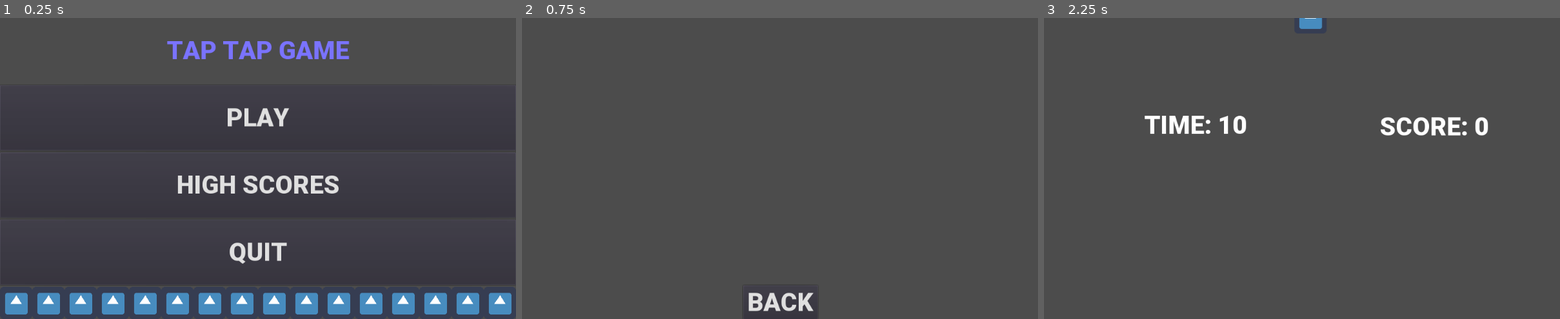
Above: before the commit, frames 1-3 (left to right).
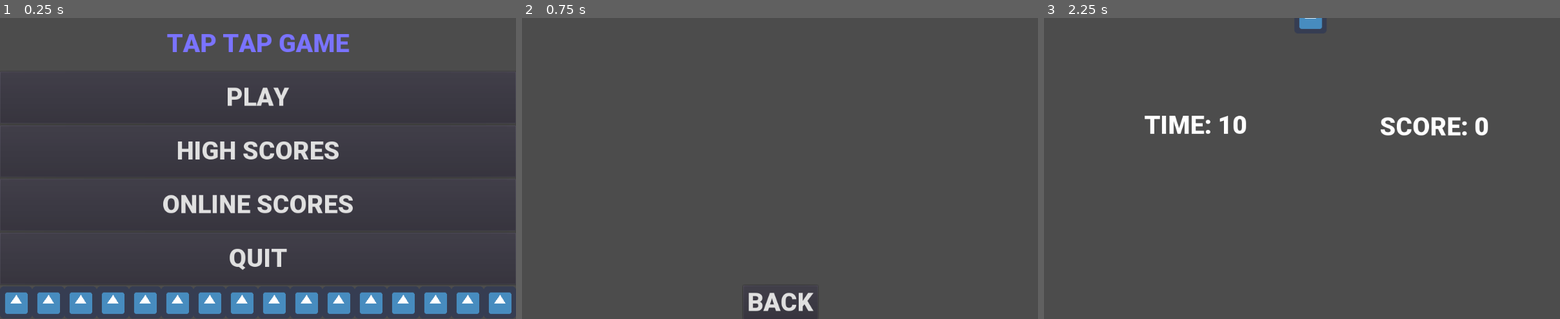
Above: after the commit, the same moments.

Repository: electronstudio/godot_high_scores_tutorial
Game: Godot game, scene res://title_screen.tscn
Two runs of this game, one before a commit and one after it. Both use one fixed random seed, a clock stepped at 60 frames per second and the inputs below. The engine's default icon, where the game draws it, is replaced by a stand-in: a white triangle on a blue panel in a dark square.
Inputs (mouse positions are in pixels of both pictures, inside the frame that each line leads up to):
- Up to frame 1 (0.25 s): no input
- Up to frame 2 (0.75 s): click (780, 204) at 0.5 s, where only the run after the commit has a clickable "ONLINE SCORES"
- Up to frame 3 (2.25 s): click "BACK" at 1.25 s; click "PLAY" at 2 s

The runs differ from the first frame. In frame 1, 6.7% of the frame differs, in the area x 0-100%, y 5-99%; in frame 2, nothing differs; in frame 3, nothing differs.

Commit message:
start network tutorial

Diff:
--- a/gameover.gd
+++ b/gameover.gd
@@ -20,4 +20,12 @@
 	Globals.scores.append(Globals.score)
 	Globals.names.append(new_text)
 	Globals.save_scores()
+	var url = "http://dreamlo.com/lb/"+Globals.private_code+"/add/"
+	url += new_text.percent_encode()+"/"+str(Globals.score)
+	$HTTPRequest.request(url)
+
+
+
+func _on_HTTPRequest_request_completed(result, response_code, headers,
+	body):
 	get_tree().change_scene("res://score_table.tscn")
--- a/gameover.tscn
+++ b/gameover.tscn
@@ -44,4 +44,7 @@
 "_edit_use_anchors_": false
 }
 
+[node name="HTTPRequest" type="HTTPRequest" parent="."]
+
 [connection signal="text_entered" from="LineEdit" to="." method="_on_LineEdit_text_entered"]
+[connection signal="request_completed" from="HTTPRequest" to="." method="_on_HTTPRequest_request_completed"]
--- a/globals.gd
+++ b/globals.gd
@@ -4,7 +4,9 @@
 # Declare member variables here. Examples:
 # var a = 2
 # var b = "text"
-
+#var public_code = "60d206118f40bb114c4ca743"
+var public_code = "600c00958f40bb2a7019bbe2"
+var private_code = "iRJrbvqSmkykd5aQBcXlAgm6EWSo3SekmWhWF5W-zfkA"
 
 # Called when the node enters the scene tree for the first time.
 func _ready():
--- /dev/null
+++ b/online_score_table.gd
@@ -0,0 +1,34 @@
+extends Control
+
+
+# Declare member variables here. Examples:
+# var a = 2
+# var b = "text"
+
+
+# Called when the node enters the scene tree for the first time.
+func _ready():
+	$HTTPRequest.request("http://dreamlo.com/lb/"+Globals.public_code+"/json")
+
+
+
+func _on_HTTPRequest_request_completed(result, response_code, headers, body):
+	if result != HTTPRequest.RESULT_SUCCESS:
+		return
+	var json  = JSON.parse(body.get_string_from_utf8())
+	if json.error != OK:
+		return
+	var scores = json.result["dreamlo"]["leaderboard"]["entry"]
+	print(typeof(scores))
+	if scores is Dictionary:
+		$Names.text += scores["name"] + '\n'
+		$Scores.text += scores["score"] + '\n'
+	if not scores is Array:
+		return
+	for i in scores:
+		$Names.text += i["name"] + '\n'
+		$Scores.text += i["score"] + '\n'
+
+
+func _on_BackButton_pressed():
+	get_tree().change_scene("res://title_screen.tscn")
--- /dev/null
+++ b/online_score_table.tscn
@@ -0,0 +1,42 @@
+[gd_scene load_steps=3 format=2]
+
+[ext_resource path="res://online_score_table.gd" type="Script" id=1]
+[ext_resource path="res://font.tres" type="DynamicFont" id=2]
+
+[node name="OnlineScoreTable" type="Control"]
+anchor_right = 1.0
+anchor_bottom = 1.0
+script = ExtResource( 1 )
+__meta__ = {
+"_edit_use_anchors_": false
+}
+
+[node name="Scores" type="Label" parent="."]
+margin_left = 674.005
+margin_top = 1.33484
+margin_right = 892.005
+margin_bottom = 484.335
+custom_fonts/font = ExtResource( 2 )
+
+[node name="Names" type="Label" parent="."]
+margin_left = 57.3484
+margin_top = 4.0
+margin_right = 631.348
+margin_bottom = 508.0
+custom_fonts/font = ExtResource( 2 )
+
+[node name="BackButton" type="Button" parent="."]
+margin_left = 439.162
+margin_top = 532.601
+margin_right = 587.162
+margin_bottom = 600.601
+custom_fonts/font = ExtResource( 2 )
+text = "BACK"
+__meta__ = {
+"_edit_use_anchors_": false
+}
+
+[node name="HTTPRequest" type="HTTPRequest" parent="."]
+
+[connection signal="pressed" from="BackButton" to="." method="_on_BackButton_pressed"]
+[connection signal="request_completed" from="HTTPRequest" to="." method="_on_HTTPRequest_request_completed"]
--- a/title_screen.gd
+++ b/title_screen.gd
@@ -10,3 +10,7 @@
 
 func _on_HighScoresButton_pressed():
 	get_tree().change_scene("res://score_table.tscn")
+
+
+func _on_OnlineHighScoresButton_pressed():
+	get_tree().change_scene("res://online_score_table.tscn")
--- a/title_screen.tscn
+++ b/title_screen.tscn
@@ -22,7 +22,7 @@
 
 [node name="Title" type="Label" parent="VBoxContainer"]
 margin_right = 1024.0
-margin_bottom = 130.0
+margin_bottom = 103.0
 size_flags_horizontal = 3
 size_flags_vertical = 3
 custom_fonts/font = ExtResource( 3 )
@@ -32,39 +32,49 @@
 valign = 1
 
 [node name="PlayButton" type="Button" parent="VBoxContainer"]
-margin_top = 134.0
+margin_top = 107.0
 margin_right = 1024.0
-margin_bottom = 264.0
+margin_bottom = 210.0
 size_flags_horizontal = 3
 size_flags_vertical = 3
 custom_fonts/font = ExtResource( 3 )
 text = "PLAY"
 
 [node name="HighScoresButton" type="Button" parent="VBoxContainer"]
-margin_top = 268.0
+margin_top = 214.0
 margin_right = 1024.0
-margin_bottom = 398.0
+margin_bottom = 317.0
 size_flags_horizontal = 3
 size_flags_vertical = 3
 custom_fonts/font = ExtResource( 3 )
 text = "HIGH SCORES"
 
+[node name="OnlineHighScoresButton" type="Button" parent="VBoxContainer"]
+margin_top = 321.0
+margin_right = 1024.0
+margin_bottom = 424.0
+size_flags_horizontal = 3
+size_flags_vertical = 3
+custom_fonts/font = ExtResource( 3 )
+text = "ONLINE SCORES"
+
 [node name="QuitButton" type="Button" parent="VBoxContainer"]
-margin_top = 402.0
+margin_top = 428.0
 margin_right = 1024.0
-margin_bottom = 532.0
+margin_bottom = 531.0
 size_flags_horizontal = 3
 size_flags_vertical = 3
 custom_fonts/font = ExtResource( 3 )
 text = "QUIT"
 
 [node name="TextureRect" type="TextureRect" parent="VBoxContainer"]
-margin_top = 536.0
+margin_top = 535.0
 margin_right = 1024.0
-margin_bottom = 600.0
+margin_bottom = 599.0
 texture = ExtResource( 1 )
 stretch_mode = 2
 
 [connection signal="pressed" from="VBoxContainer/PlayButton" to="." method="_on_PlayButton_pressed"]
 [connection signal="pressed" from="VBoxContainer/HighScoresButton" to="." method="_on_HighScoresButton_pressed"]
+[connection signal="pressed" from="VBoxContainer/OnlineHighScoresButton" to="." method="_on_OnlineHighScoresButton_pressed"]
 [connection signal="pressed" from="VBoxContainer/QuitButton" to="." method="_on_QuitButton_pressed"]
Not shown, added: docs/gd-script.xml
Not shown, added: docs/template.html
Not shown, added: docs/tutorial.html
Not shown, changed: docs/tutorial.md
Not shown, added: docs/tutorial.pdf
